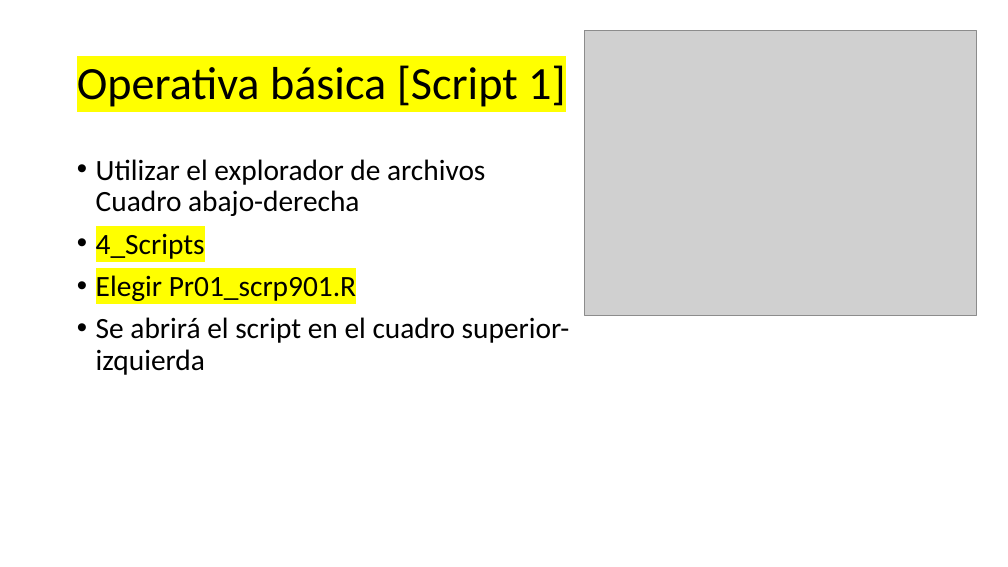
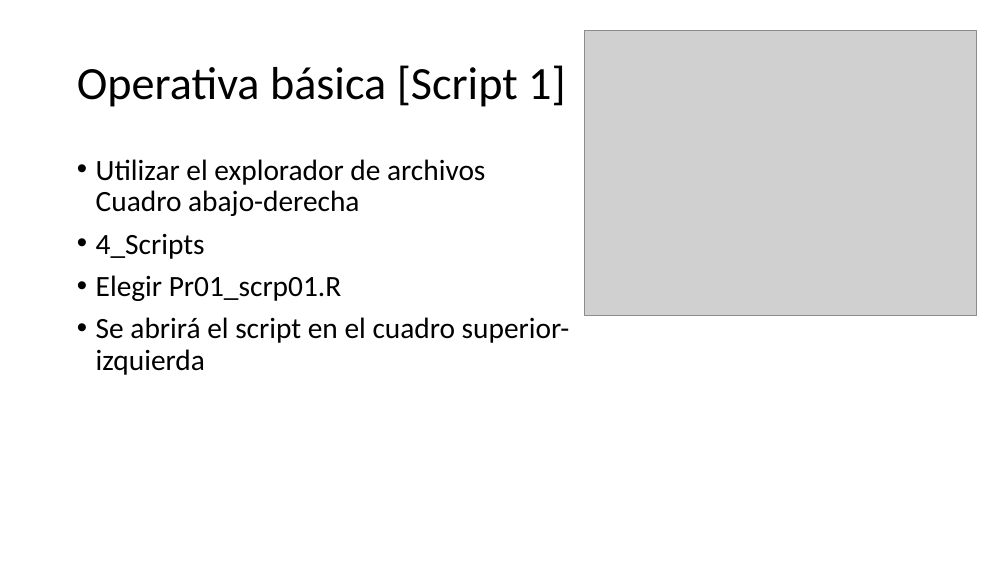
Before and after one commit to robgaray/PhD_Course_Practice_03, a slide deck: slide 12 of 3_Presentations/Sesion_3_Practica.pptx. Drawn at 1008x567 pixels with LibreOffice and Linux fonts; fonts in the diff are those of the drawing; grey boxes stand for pictures; background and template pictures are left out. Boxes give left, top, right and bottom in pixels: in the first picture for what was removed or moved away, otherwise in the second. Text is boxed around its words. In the diff, an @@ line names an element or a change of style, - is before the commit and + after.

Commit message:
trabajo scripts 1-2

```diff
--- a/3_Presentations/Sesion_3_Practica.pptx
+++ b/3_Presentations/Sesion_3_Practica.pptx
@@ title "Operativa básica [Script 1]" at (x1=77, y1=65, x2=566, y2=107): highlight #FFFF00 to none @@
@@ text at (x1=96, y1=233, x2=205, y2=259): highlight #FFFF00 to none in "4_Scripts" @@
@@ text at (x1=96, y1=275, x2=341, y2=301): text changed @@
-• Elegir Pr01_scrp901.R
+• Elegir Pr01_scrp01.R
```
Also in this commit, not shown: 1 other slide changed, 1 slide added, 3 other files.
